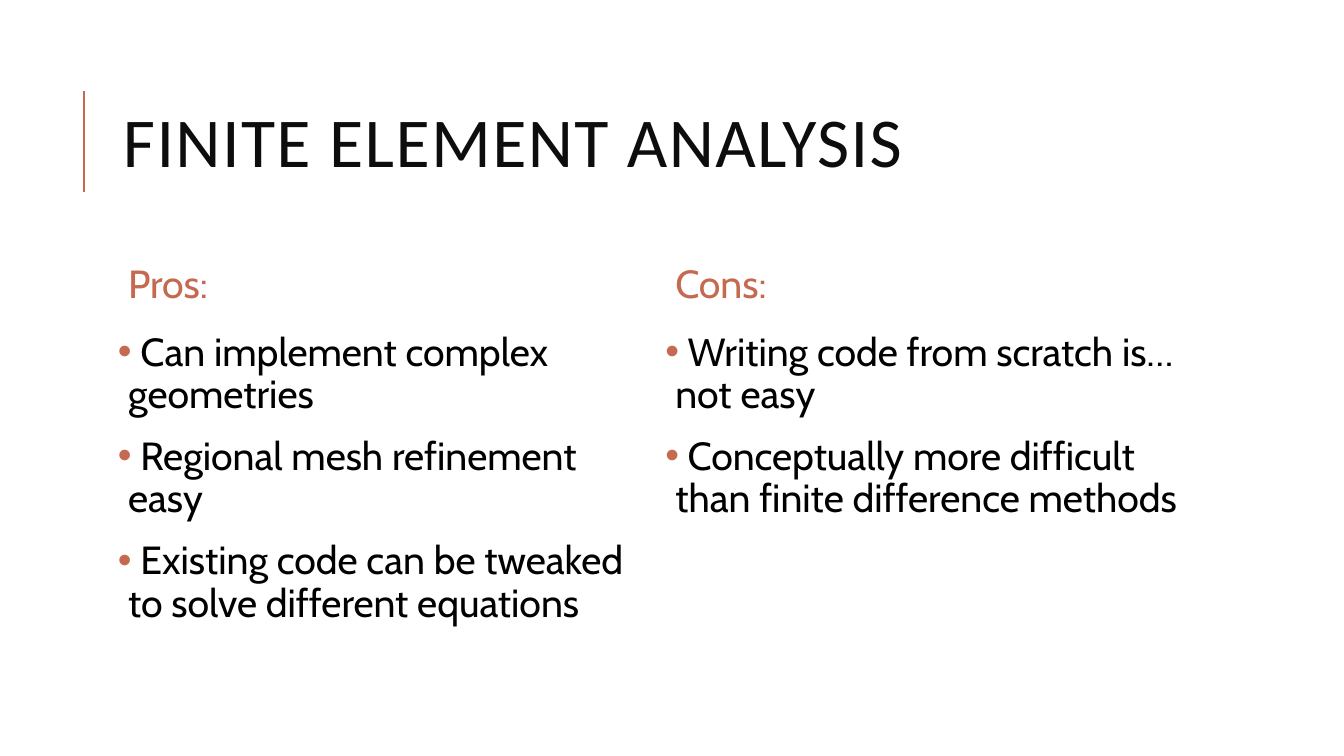
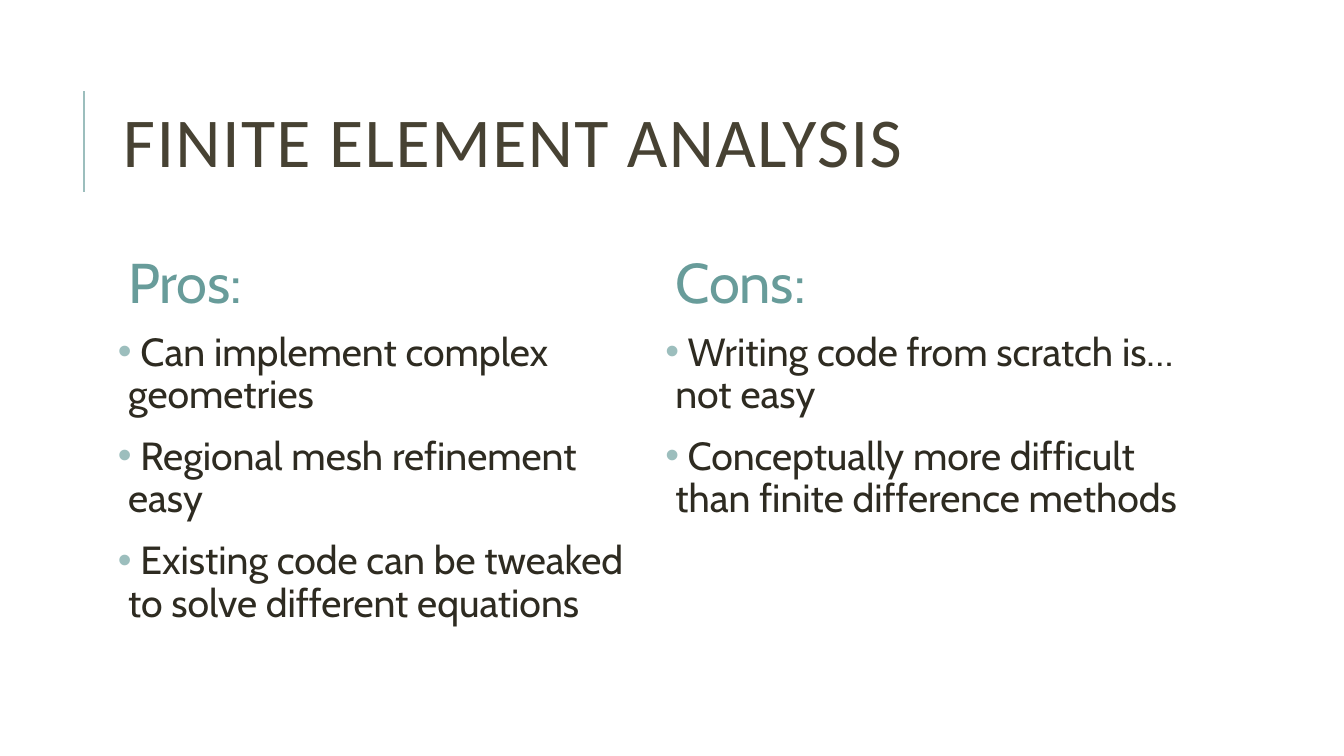
Before and after one commit to mblai35/Phase-FieldModelingFEM, a slide deck: slide 4 of PFMFEM.pptx. Drawn at 1344x756 pixels with LibreOffice and Linux fonts; fonts in the diff are those of the drawing. Boxes give left, top, right and bottom in pixels: in the first picture for what was removed or moved away, otherwise in the second. Text is boxed around its words. In the diff, an @@ line names an element or a change of style, - is before the commit and + after.

Commit message:
updated design

```diff
--- a/PFMFEM.pptx
+++ b/PFMFEM.pptx
@@ title "FINITE ELEMENT ANALYSIS" at (x1=123, y1=121, x2=902, y2=168): text colour #0D0D0D to #474233 @@
@@ line (84, 192) - (84, 91): stroke #C66951 1.5 pt to #9CBEBD 1.5 pt @@
@@ text "Pros:" at (x1=128, y1=264, x2=242, y2=304): size 28 to 40 pt, text colour #C66951 to #689C9A @@
@@ text "Cons:" at (x1=675, y1=263, x2=805, y2=304): size 28 to 40 pt, text colour #C66951 to #689C9A @@
@@ text "Can implement complex geometries" at (x1=128, y1=336, x2=623, y2=626): text colour #000000 to #2E2B21; bullet colour #C66951 to #9CBEBD @@
@@ text "Writing code from scratch is… ..." at (x1=675, y1=336, x2=1177, y2=513): text colour #000000 to #2E2B21; bullet colour #C66951 to #9CBEBD @@
```
Also in this commit, not shown: 4 other slides changed.
